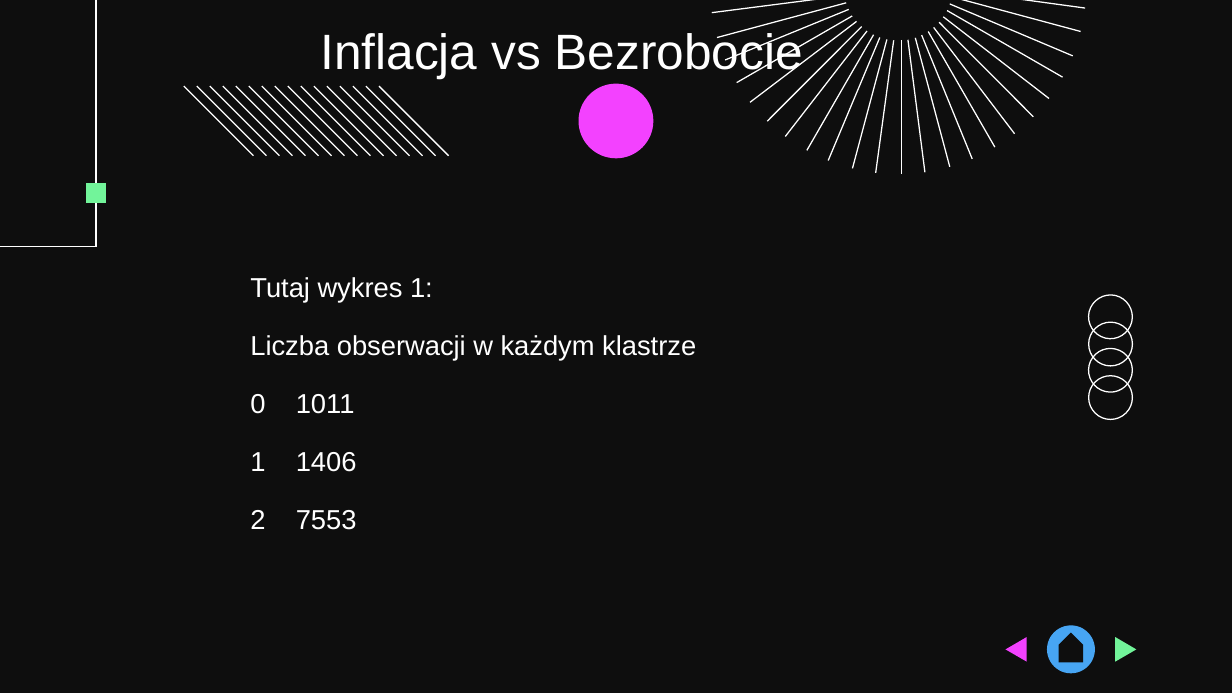
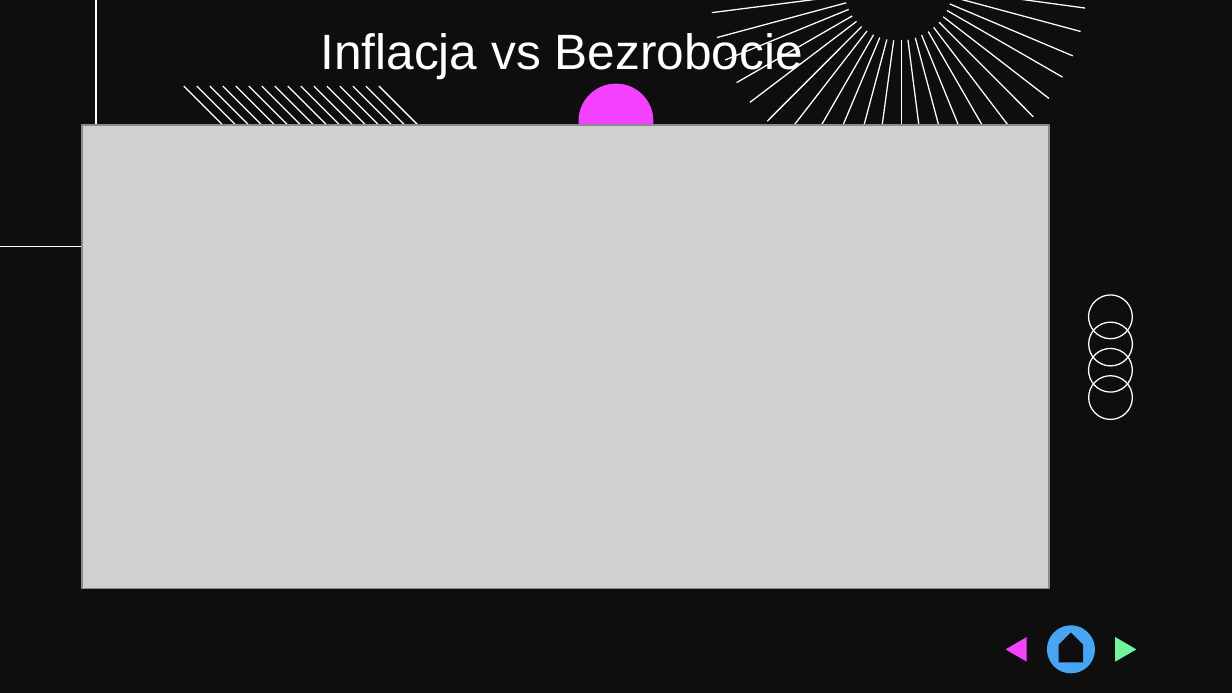
Before and after one commit to CyprianWo/AnalizaDanych-Projekt, a slide deck: slide 10 of Prezentacja_v2.pptx (slide 8 before the commit). Drawn at 1232x693 pixels with LibreOffice and Linux fonts; fonts in the diff are those of the drawing; grey boxes stand for pictures; background and template pictures are left out. Boxes give left, top, right and bottom in pixels: in the first picture for what was removed or moved away, otherwise in the second. Text is boxed around its words. In the diff, an @@ line names an element or a change of style, - is before the commit and + after.

```diff
--- a/Prezentacja_v2.pptx
+++ b/Prezentacja_v2.pptx
@@ picture added at (x1=83, y1=124, x2=1050, y2=588) @@
@@ freeform shape removed at (x1=86, y1=184, x2=106, y2=203) @@
@@ subtitle removed at (x1=250, y1=277, x2=696, y2=530) @@
-Tutaj wykres 1:
-Liczba obserwacji w każdym klastrze
-0 1011
-1 1406
-2 7553
```
Also in this commit, not shown: 4 other slides changed, 9 slides added, 2 slides removed.
